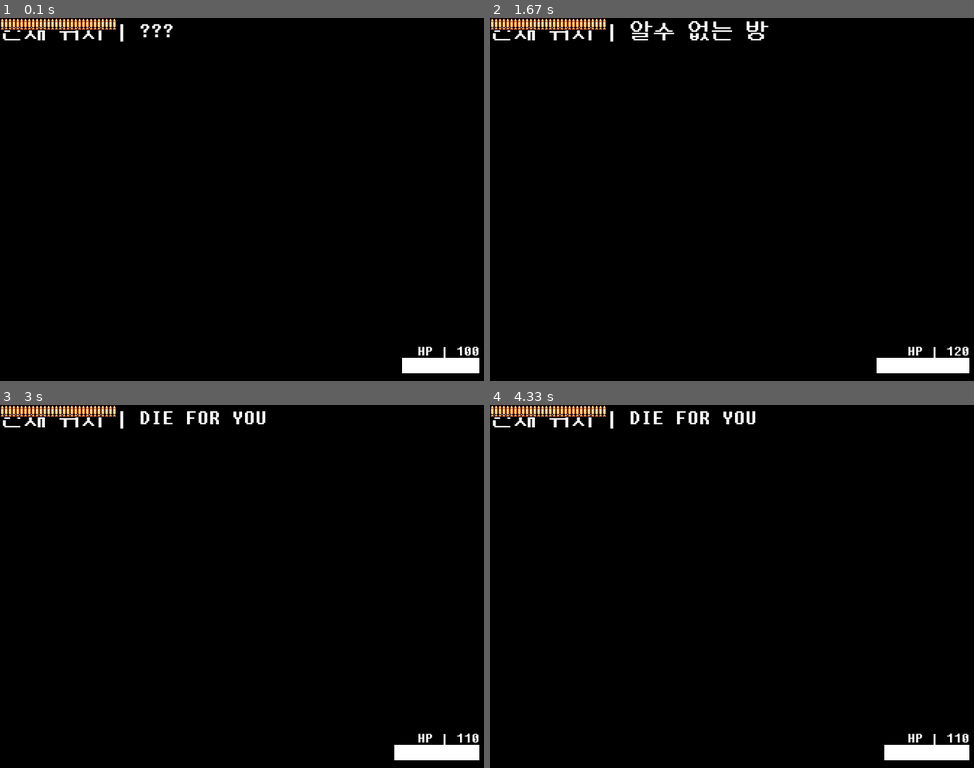
Above: before the commit, frames 1-4 (two rows, left to right).
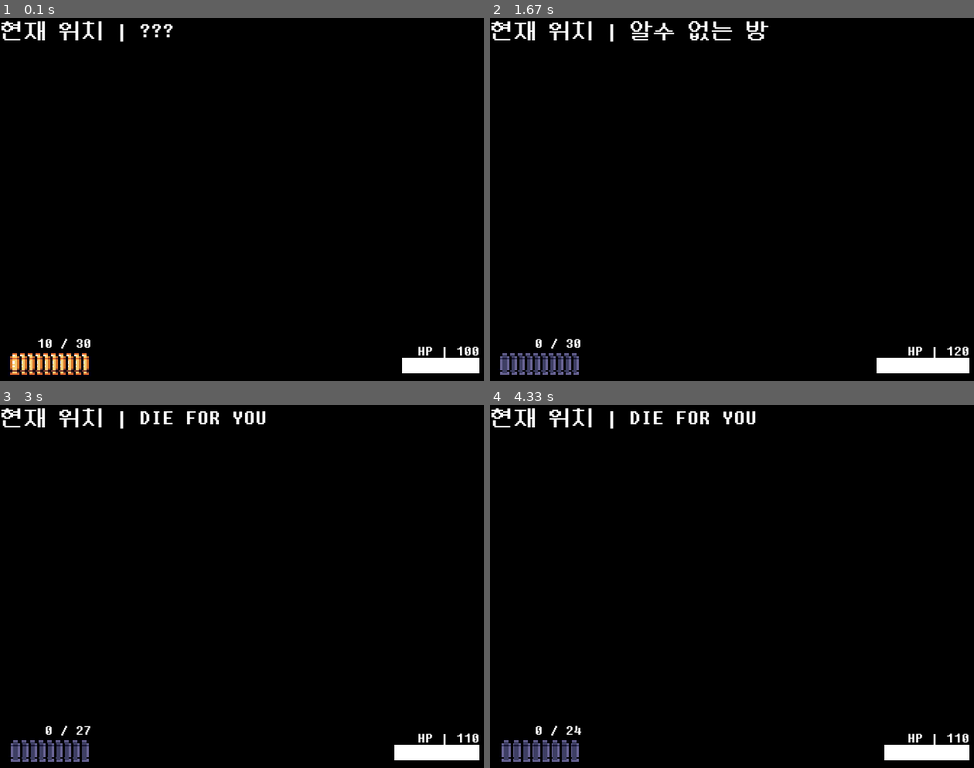
Above: after the commit, the same moments.

Repository: jiwootv/625_game
Game: pygame game, started from 6.25 game/data/code/gui.py
The game is run twice, just before and just after one commit, with the same random seed, the same clock (stepped at 60 frames per second) and the same inputs.
Inputs:
- Up to frame 1 (0.1 s): no input
- Up to frame 2 (1.67 s): tap D at 0.33 s; hold C 0.67-1.13 s; hold Up 0.67-1.13 s; tap F at 0.73, 1.03, 1.57 s; tap T at 0.82 s; tap R at 1.17 s; hold Up from 1.5 s (still down)
- Up to frame 3 (3 s): tap F at 1.87, 2.07, 2.4, 2.8 s; release Up at 1.97 s; hold Down 2-2.3 s; tap T at 2.15 s; hold Up 2.33-2.7 s; tap D at 2.48 s; hold Down from 2.73 s (still down)
- Up to frame 4 (4.33 s): release Down at 3.1 s; hold Down 3.47-3.77 s; tap F at 3.53, 3.87 s; tap D at 3.62 s; hold Up 3.8-4.17 s

The runs differ from the first frame. In frame 1, 1.4% of the frame differs, in the area x 0-24%, y 0-99%; in frame 2, 1.3%; in frame 3, 1.3%; in frame 4, 1.3%.

Commit message:
V 1.1.2 Update

Diff:
--- a/6.25 game/data/code/gui.py
+++ b/6.25 game/data/code/gui.py
@@ -26,6 +26,7 @@
 		self.room_N = 0
 		self.heartbeat = pygame.mixer.Sound(DIR + "sound\\effect\\HeartBeat.mp3")
 		self.gun_bullet_img = [pygame.image.load(DIR + "img\\Gun\\bullet1.png"), pygame.image.load(DIR + "img\\Gun\\bullet2.png")]
+		self.gun_bullet_img = list(map(lambda x: pygame.transform.scale(x, (18, 32)), self.gun_bullet_img))
 		self.gun_bullets = []
 		self.heartbeat.play(-1)
 		self.heartbeat.set_volume(0)
@@ -41,8 +42,10 @@
 		self._drawNowBullet()
 
 	def _drawNowBullet(self):
-		for i in range(self.gun_bullets[1]):  # 전체 탄환 수로 반복문 돌리기
-			self.screen.blit(self.gun_bullet_img[0], (i*5, 0))
+		a = 100
+		text_draw(self.screen, 20, f"{self.gun_bullets[0]} / {self.gun_bullets[2]*self.gun_bullets[1]}", (255, 255, 255), 118, 410, sort=1)
+		for i in range(self.gun_bullets[1], 0, -1):  # 전체 탄환 수로 반복문 돌리기
+			self.screen.blit(self.gun_bullet_img[int(self.gun_bullets[0]<self.gun_bullets[1]-i+1)], (i*(a/self.gun_bullets[1]), 432))
 
 	def _drawNowRoom(self):
 		t = "현재 위치 | "+constants.ROOM_NAMES[self.room_N]
@@ -72,20 +75,30 @@
 clock = pygame.time.Clock()
 k = 100
 roomnumber = 0
+a, b, c = 10, 10, 3
 S = StatsBar(window)
 while True:
 	# if k == 360: k = 0
 	window.fill((0))
-	S.parameter_edit(k, roomnumber, (20, 30))
+	S.parameter_edit(k, roomnumber, (a, b, c))
 	S.draw()
 	for event in pygame.event.get():
 		if event.type == pygame.KEYDOWN:
 			if event.key == pygame.K_DOWN and not k == 10:
 				k -= 10
-			if event.key == pygame.K_UP and not k == 200: k += 10
-			if event.key == pygame.K_t:
-				roomnumber += 1
+			if event.key == pygame.K_UP and not k == 200:
+				k += 10
+			if event.key == pygame.K_t: roomnumber += 1
 			if event.key == pygame.K_g: roomnumber -= 1
+			if event.key == pygame.K_r and a != b:
+				a+=1
+			if event.key == pygame.K_f and a != 0: a -= 1
+			if event.key == pygame.K_c:
+				a = 0
+				b += 1
+			if event.key == pygame.K_d:
+				a = 0
+				b -= 1
 		if event.type == pygame.QUIT or (event.type == pygame.KEYDOWN and event.key == pygame.K_ESCAPE):
 			pygame.quit()
 			sys.exit()
Not shown, added: 6.25 game/data/sound/effect/Reload0.wav
Not shown, added: 6.25 game/data/sound/effect/Shot0.wav
